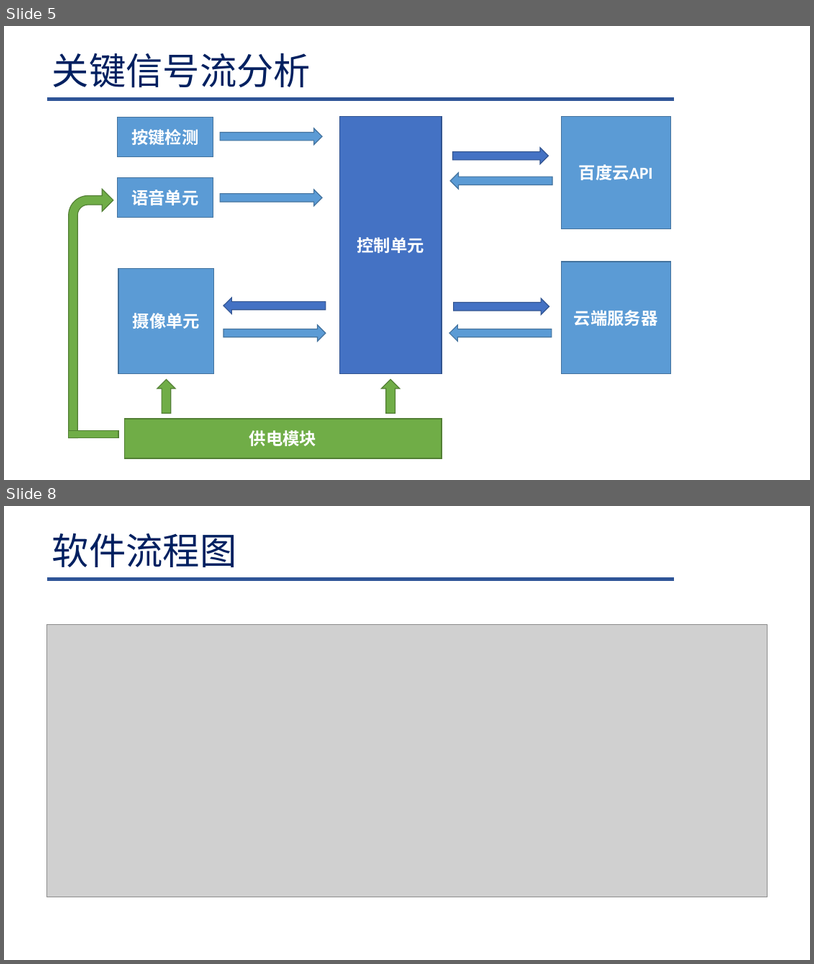
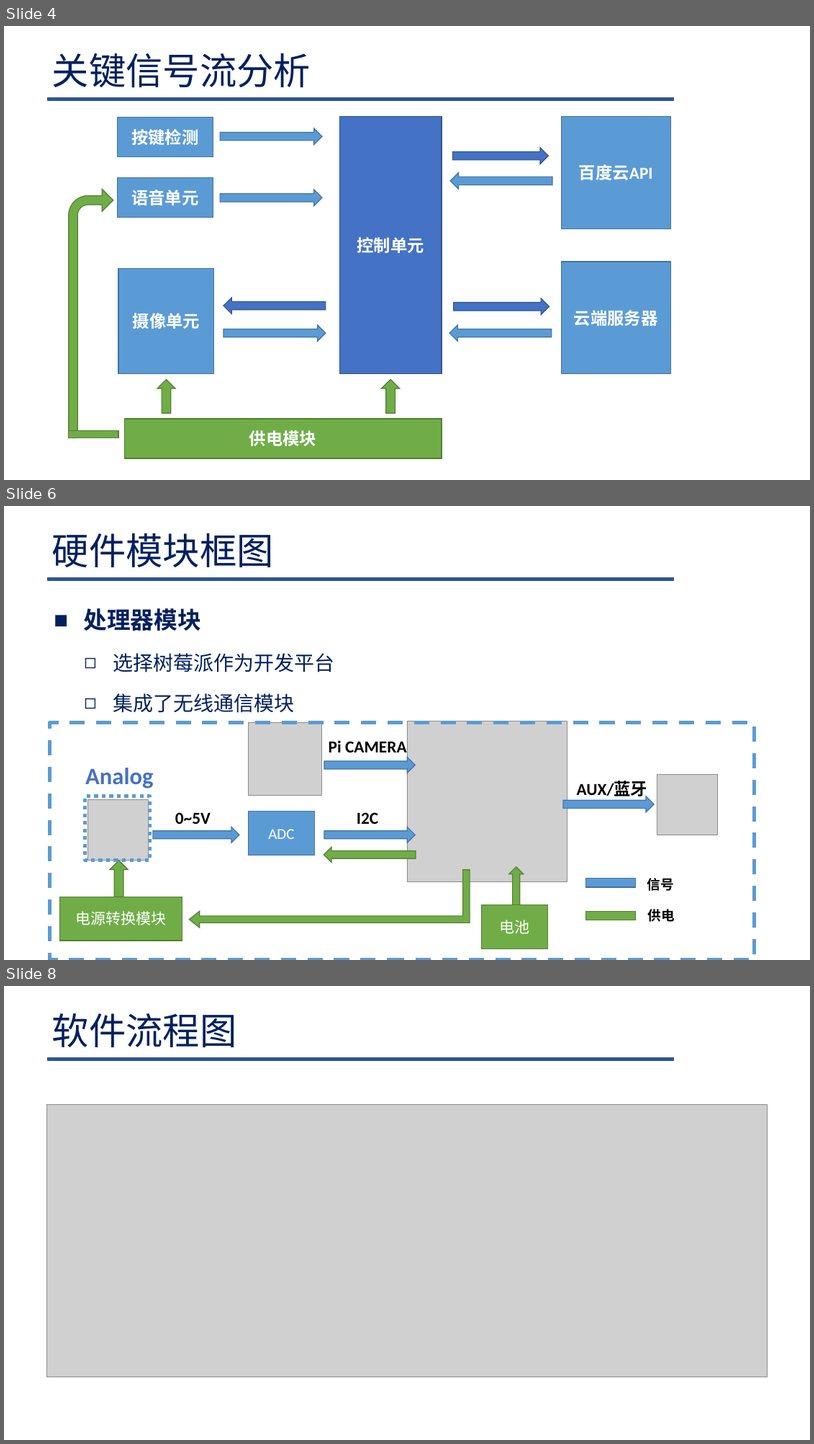
Before and after one commit to Lelucermaire111/Intelligent-blind-assistance-system, a slide deck: 系统设计/系统设计.pptx. Shown one above the other, each under a label of ours: slides 5 and 8 before the commit, slides 4, 6 and 8 after it; the slides between them are not shown. The pictures are 814x964 and 814x1444 pixels, drawn with LibreOffice and Linux fonts; fonts in the diff are those of the drawing; grey boxes stand for pictures; background and template pictures are left out. Boxes give left, top, right and bottom in pixels: in the first picture for what was removed or moved away, otherwise in the second. Text is boxed around its words. In the diff, an @@ line names an element or a change of style, - is before the commit and + after.

```diff
--- a/系统设计/系统设计.pptx
+++ b/系统设计/系统设计.pptx
@@ slide 6 added at box(4, 506, 810, 960), background #FFFFFF; not listed: 1 template element that a slide beside it also shows @@
@@ title added at box(52, 533, 274, 567), 44 pt, text #002060 @@
+硬件模块框图
@@ text added at box(84, 608, 335, 713), 24 pt, text #002060 @@
+■ 处理器模块
+  ◻ 选择树莓派作为开发平台
+  ◻ 集成了无线通信模块
@@ group added at box(50, 721, 755, 960): 7 rectangles, 7 texts, 5 right arrows, 4 pictures, 1 up arrow, 1 bent up arrow, 1 left arrow @@
+ADC
+Pi CAMERA
+0~5V
+I2C
+AUX/蓝牙
+电池
+电源转换模块
+Analog
+供电
+信号
@@ what was slide 5 is now slide 4 @@
```
Also in this commit, not shown: 4 slides changed, 1 other slide added, 2 slides removed, 13 other files.
